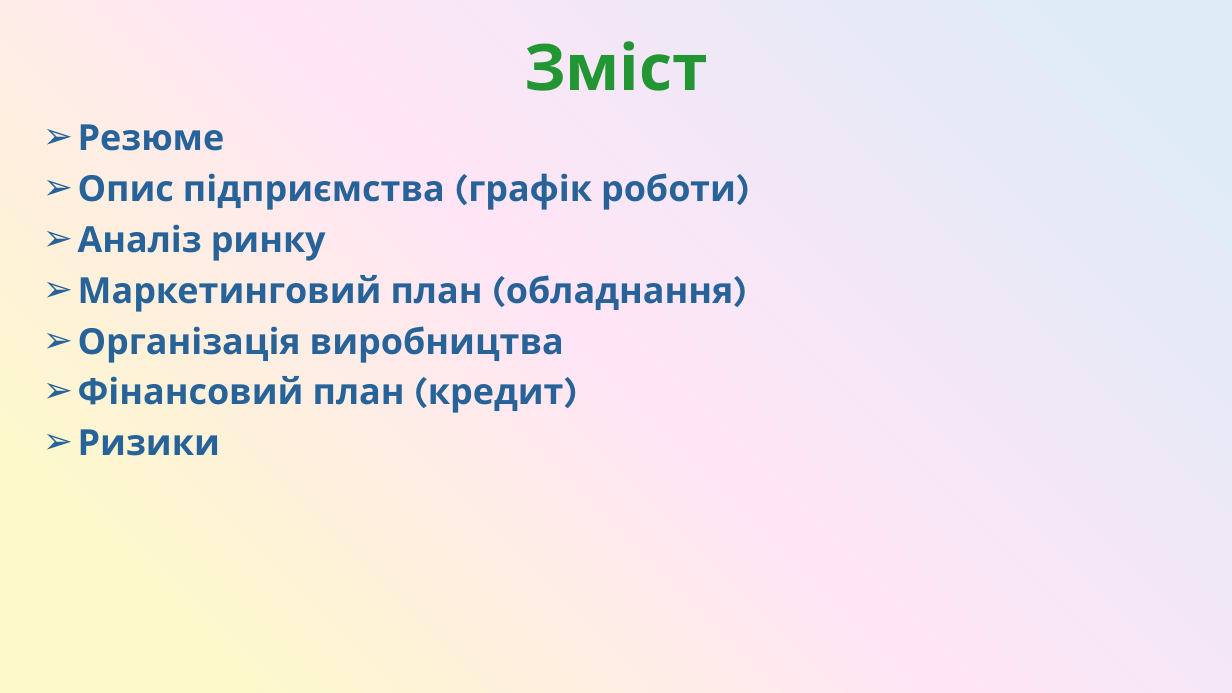
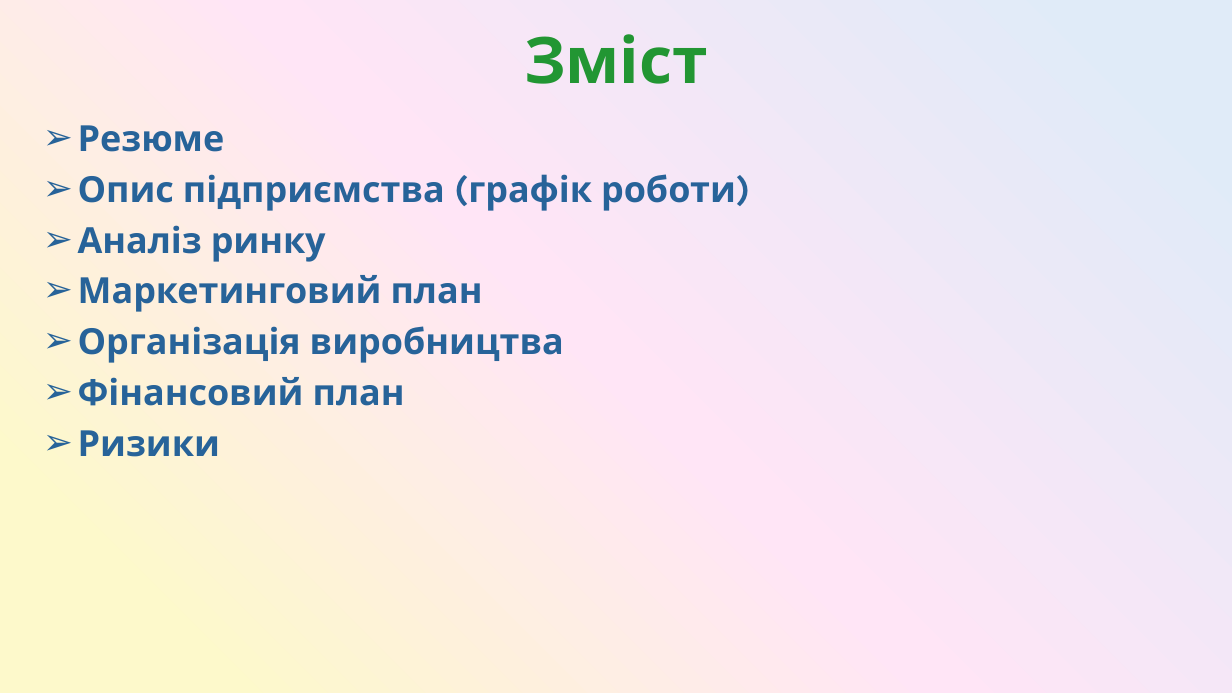
Before and after one commit to SashaGaran/Katya_diplomna, a slide deck: slide 2 of diplomna.pptx. Drawn at 1232x693 pixels with LibreOffice and Linux fonts; fonts in the diff are those of the drawing. Boxes give left, top, right and bottom in pixels: in the first picture for what was removed or moved away, otherwise in the second. Text is boxed around its words. In the diff, an @@ line names an element or a change of style, - is before the commit and + after.

```diff
--- a/diplomna.pptx
+++ b/diplomna.pptx
@@ text "Зміст": place and size @@
-text "Зміст" at [524,41,708,91]
+text "Зміст" at [524,34,708,84]
@@ text at [78,125,736,457]: text colour gradient #276399 to #5380FF to gradient #276399 to #5380FF in "Резюме", "Опис підприємства (графік роботи)", "Аналіз ринку", "Організація виробництва" and 1 more places @@
@@ text at [78,275,483,312]: text changed; text colour gradient #276399 to #5380FF to gradient #276399 to #5380FF @@
-➢ Маркетинговий план (обладнання)
+➢ Маркетинговий план
@@ text at [78,377,405,406]: text changed; text colour gradient #276399 to #5380FF to gradient #276399 to #5380FF @@
-➢ Фінансовий план (кредит)
+➢ Фінансовий план
```
Also in this commit, not shown: 5 other slides changed, 2 slides added, 2 slides removed.
